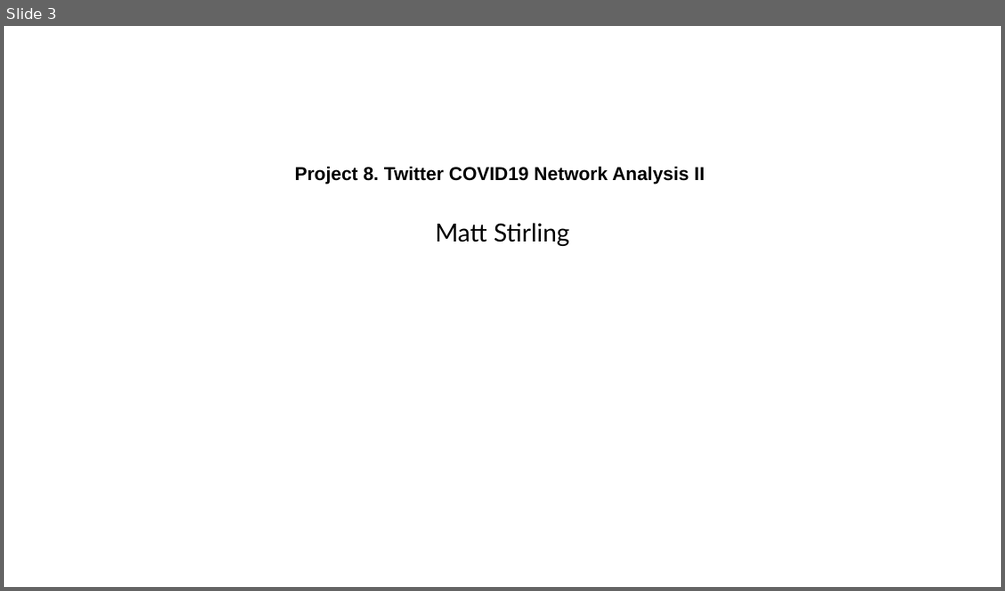
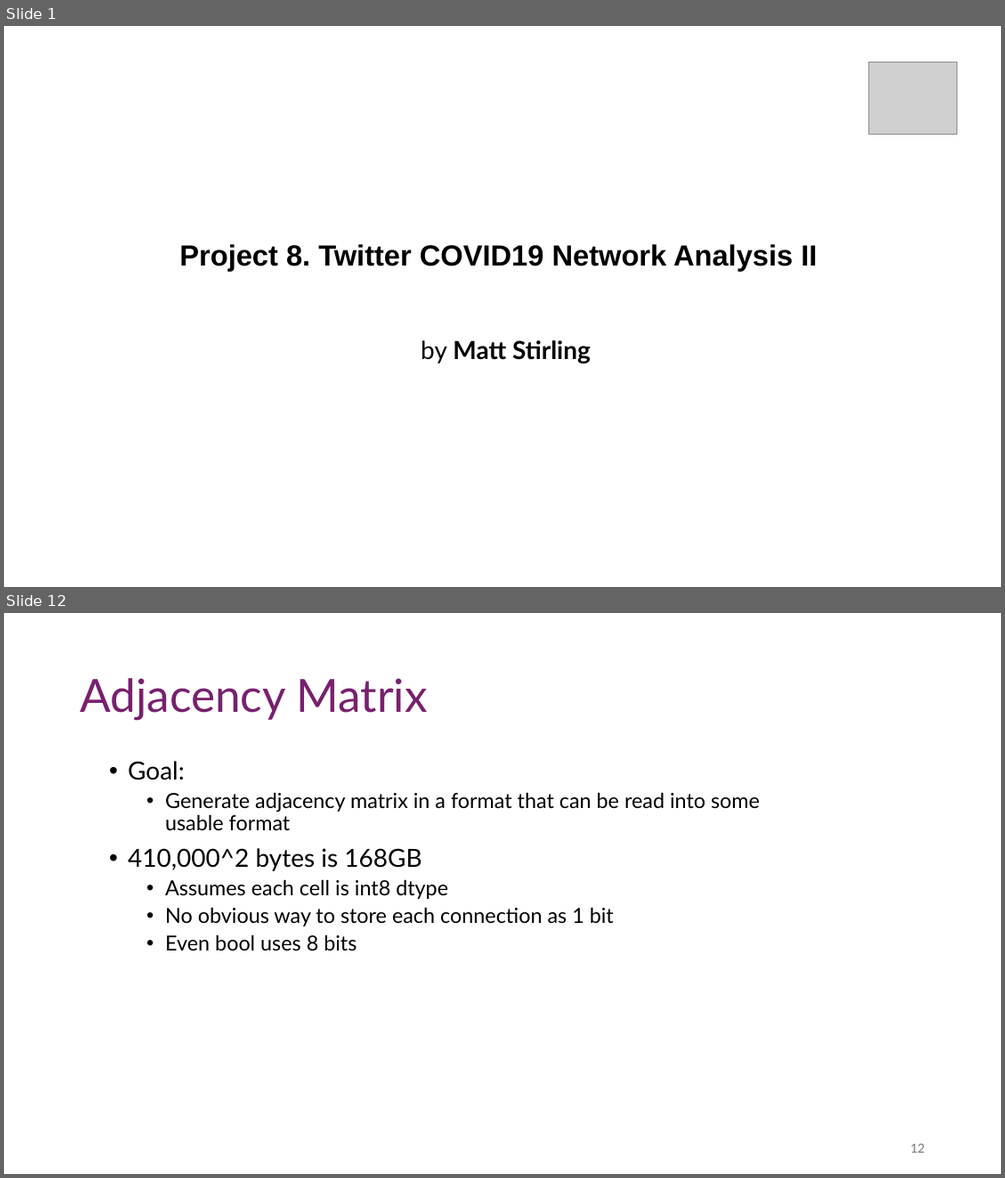
Before and after one commit to MattThePerson/SNA_Project_2024, a slide deck: Project Materials/Semiar Presentation.pptx. Shown one above the other, each under a label of ours: slide 3 before the commit, slides 1 and 12 after it; the slides between them are not shown. The pictures are 1005x591 and 1005x1178 pixels, drawn with LibreOffice and Linux fonts; fonts in the diff are those of the drawing; grey boxes stand for pictures. Boxes give left, top, right and bottom in pixels: in the first picture for what was removed or moved away, otherwise in the second. Text is boxed around its words. In the diff, an @@ line names an element or a change of style, - is before the commit and + after.

```diff
--- a/Project Materials/Semiar Presentation.pptx
+++ b/Project Materials/Semiar Presentation.pptx
@@ slide 12 added at box(4, 613, 1001, 1174), background #FFFFFF @@
@@ text added at box(80, 678, 428, 720), 44 pt, text #78206E @@
+Adjacency Matrix
@@ text added at box(128, 761, 760, 951), 20 pt, text #000000 @@
+• Goal:
+  • Generate adjacency matrix in a format that can be read into some usable format
+• 410,000^2 bytes is 168GB
+  • Assumes each cell is int8 dtype
+  • No obvious way to store each connection as 1 bit
+  • Even bool uses 8 bits
@@ page number added at box(910, 1143, 924, 1152), 12 pt, text #797979 @@
+12
@@ what was slide 3 is now slide 1 @@
@@ slide 1 changed as well @@
@@ picture added at box(868, 62, 956, 135) @@
@@ title "Project 8. Twitter COVID19 Network ...": place and size @@
-title "Project 8. Twitter COVID19 Network ..." at box(295, 166, 704, 184)
+title "Project 8. Twitter COVID19 Network ..." at box(179, 244, 817, 271)
@@ title "Project 8. Twitter COVID19 Network ..." at box(179, 244, 817, 271): size 18 to 28 pt @@
@@ subtitle at box(421, 340, 591, 363): text changed; bold on @@
-Matt Stirling
+by Matt Stirling
```
Also in this commit, not shown: 1 other slide changed, 31 other slides added, 6 slides removed.
